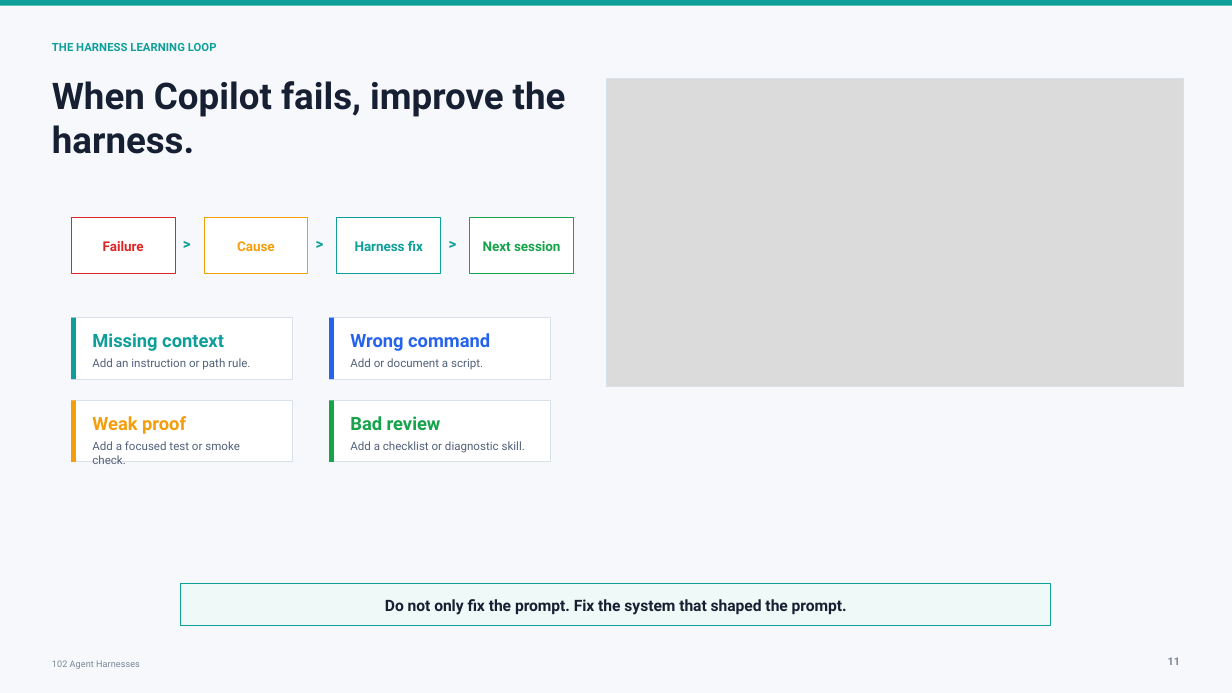
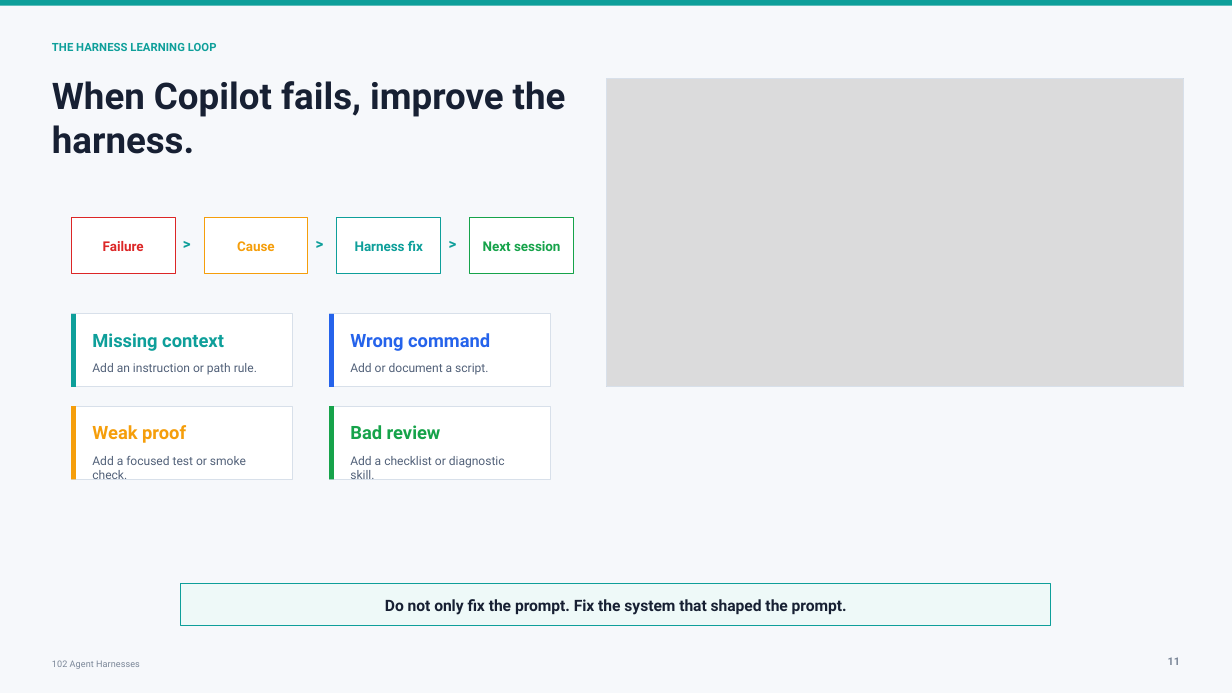
Before and after one commit to Cmcd9155/101-ai-basics-for-developers-presentation, a slide deck: slide 11 of presentations/102/deck/102-agent-harnesses.pptx. Drawn at 1232x693 pixels with LibreOffice and Linux fonts; fonts in the diff are those of the drawing; grey boxes stand for pictures. Boxes give left, top, right and bottom in pixels: in the first picture for what was removed or moved away, otherwise in the second. Text is boxed around its words. In the diff, an @@ line names an element or a change of style, - is before the commit and + after.

```diff
--- a/presentations/102/deck/102-agent-harnesses.pptx
+++ b/presentations/102/deck/102-agent-harnesses.pptx
@@ rectangle: place and size @@
-rectangle at [71, 318, 293, 380]
+rectangle at [71, 314, 293, 387]
@@ rectangle: place and size @@
-rectangle at [71, 318, 76, 380]
+rectangle at [71, 314, 76, 387]
@@ rectangle: place and size @@
-rectangle at [329, 318, 551, 380]
+rectangle at [329, 314, 551, 387]
@@ rectangle: place and size @@
-rectangle at [329, 318, 334, 380]
+rectangle at [329, 314, 334, 387]
@@ rectangle: place and size @@
-rectangle at [71, 400, 293, 462]
+rectangle at [71, 407, 293, 480]
@@ rectangle: place and size @@
-rectangle at [71, 400, 76, 462]
+rectangle at [71, 407, 76, 480]
@@ rectangle: place and size @@
-rectangle at [329, 400, 551, 462]
+rectangle at [329, 407, 551, 480]
@@ rectangle: place and size @@
-rectangle at [329, 400, 334, 462]
+rectangle at [329, 407, 334, 480]
@@ text "Weak proof": place and size @@
-text "Weak proof" at [92, 416, 186, 434]
+text "Weak proof" at [92, 425, 186, 443]
@@ text "Bad review": place and size @@
-text "Bad review" at [350, 416, 441, 430]
+text "Bad review" at [350, 425, 441, 439]
@@ text "Add a focused test or ...": place and size @@
-text "Add a focused test or ..." at [92, 441, 240, 464]
+text "Add a focused test or ..." at [92, 456, 246, 479]
@@ size 9.1 to 9.4 pt in 4 elements at [92, 363, 257, 375], [350, 363, 488, 375], [92, 456, 246, 479], [350, 456, 505, 480] @@
@@ text "Add a checklist or diagnostic ...": place and size @@
-text "Add a checklist or diagnostic ..." at [350, 441, 525, 453]
+text "Add a checklist or diagnostic ..." at [350, 456, 505, 480]
```
Also in this commit, not shown: 11 other slides changed, 17 other files.
